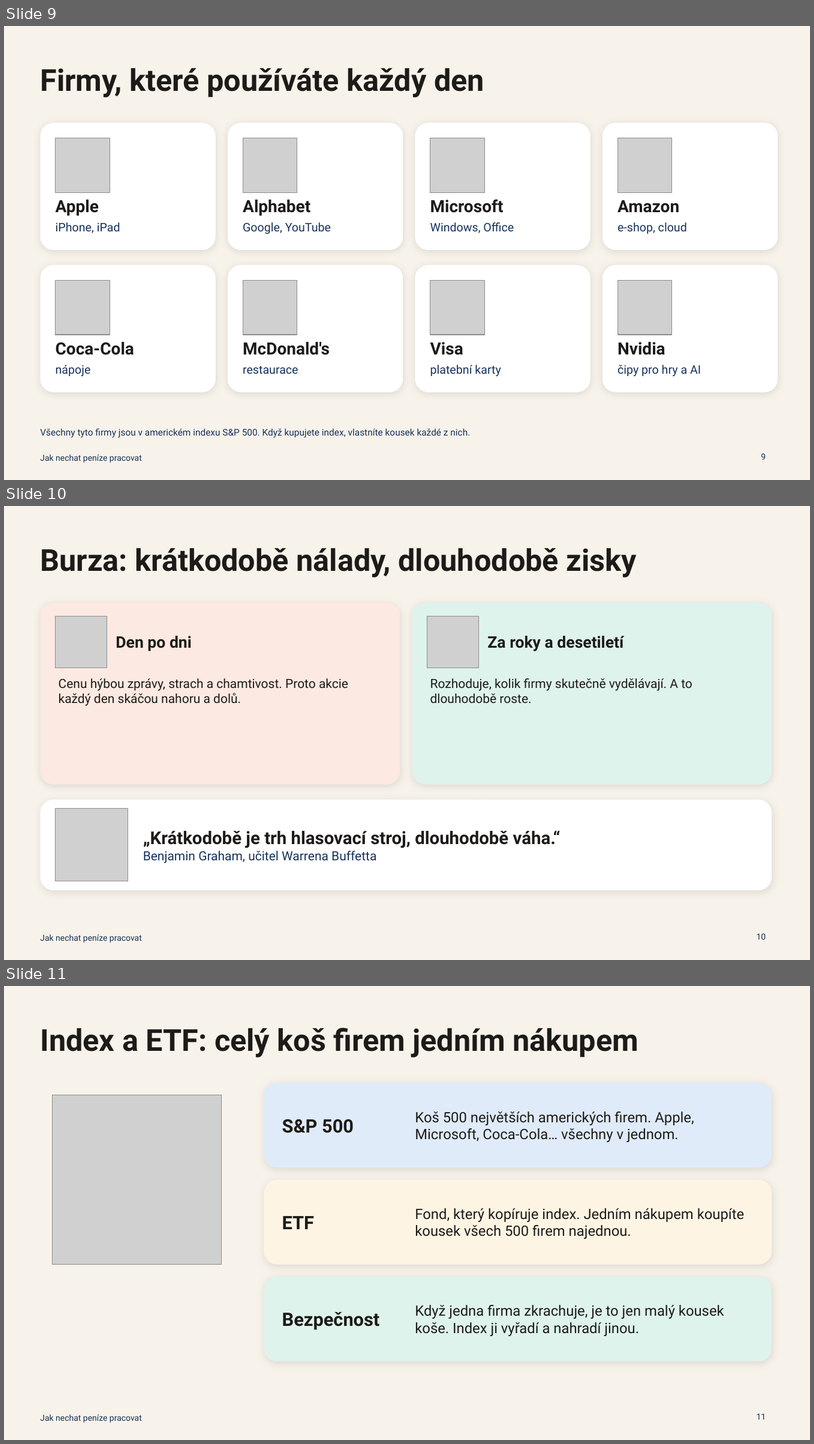
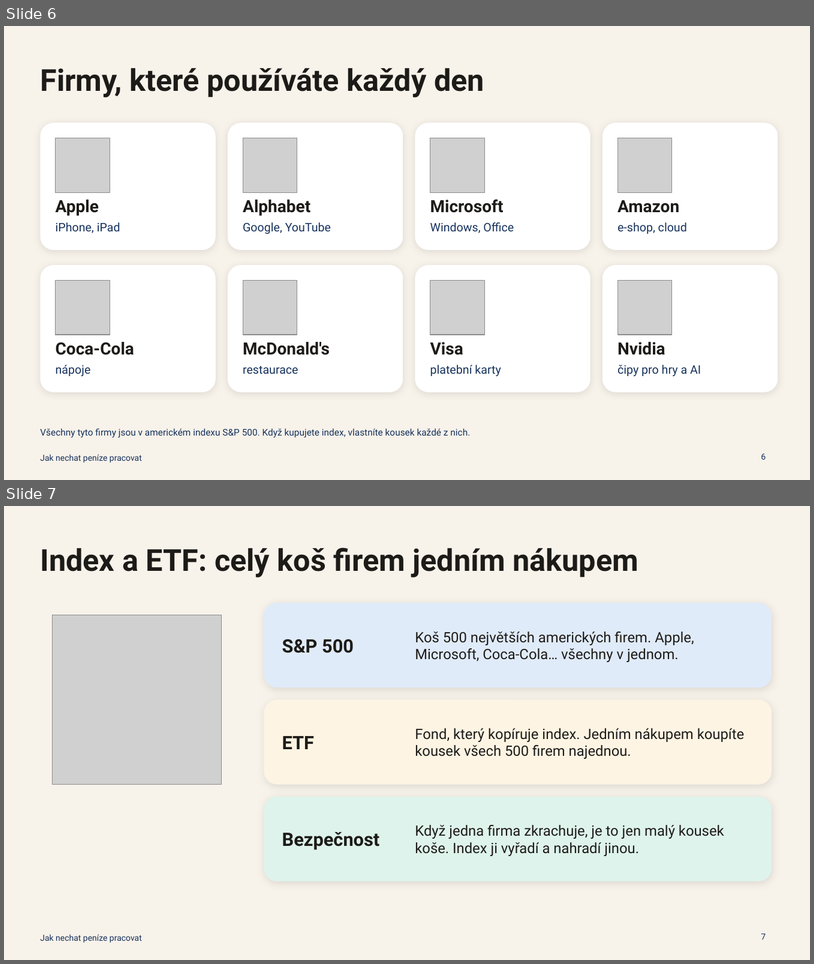
Before and after one commit to TomasMichal/kalkulacky, a slide deck: prezentace/jak-nechat-penize-pracovat.pptx. Shown one above the other, each under a label of ours: slides 9, 10 and 11 before the commit, slides 6 and 7 after it. The pictures are 814x1444 and 814x964 pixels, drawn with LibreOffice and Linux fonts; fonts in the diff are those of the drawing; grey boxes stand for pictures. Boxes give left, top, right and bottom in pixels: in the first picture for what was removed or moved away, otherwise in the second. Text is boxed around its words. In the diff, an @@ line names an element or a change of style, - is before the commit and + after.

```diff
--- a/prezentace/jak-nechat-penize-pracovat.pptx
+++ b/prezentace/jak-nechat-penize-pracovat.pptx
@@ slide 10 removed at [4,506,810,960], background #F7F2EA; not listed: 1 template element that a slide beside it also shows @@
@@ title removed at [40,548,637,577] @@
-Burza: krátkodobě nálady, dlouhodobě zisky
@@ rounded rectangle removed at [40,603,400,784] @@
@@ rounded rectangle removed at [40,603,400,784] @@
@@ rounded rectangle removed at [413,603,772,784] @@
@@ rounded rectangle removed at [413,603,772,784] @@
@@ picture removed at [56,616,107,667] @@
@@ picture removed at [428,616,479,667] @@
@@ text removed at [116,636,192,651] @@
-Den po dni
@@ text removed at [488,636,624,651] @@
-Za roky a desetiletí
@@ text removed at [59,678,348,706] @@
-Cenu hýbou zprávy, strach a chamtivost. Proto akcie každý den skáčou nahoru a dolů.
@@ text removed at [431,678,693,703] @@
-Rozhoduje, kolik firmy skutečně vydělávají. A to dlouhodobě roste.
@@ rounded rectangle removed at [40,799,772,890] @@
@@ picture removed at [56,808,128,881] @@
@@ text removed at [143,830,561,863] @@
-„Krátkodobě je trh hlasovací stroj, dlouhodobě váha.“
-Benjamin Graham, učitel Warrena Buffetta
@@ page number removed at [757,933,767,939] @@
-10
@@ what was slide 9 is now slide 6 @@
@@ page number at [761,453,766,459]: text changed @@
-9
+6
@@ what was slide 11 is now slide 7 @@
@@ page number at [761,933,766,939]: text changed @@
-11
+7
```
Also in this commit, not shown: 9 slides changed, 1 slide added, 24 other slides removed, 3 other files.
